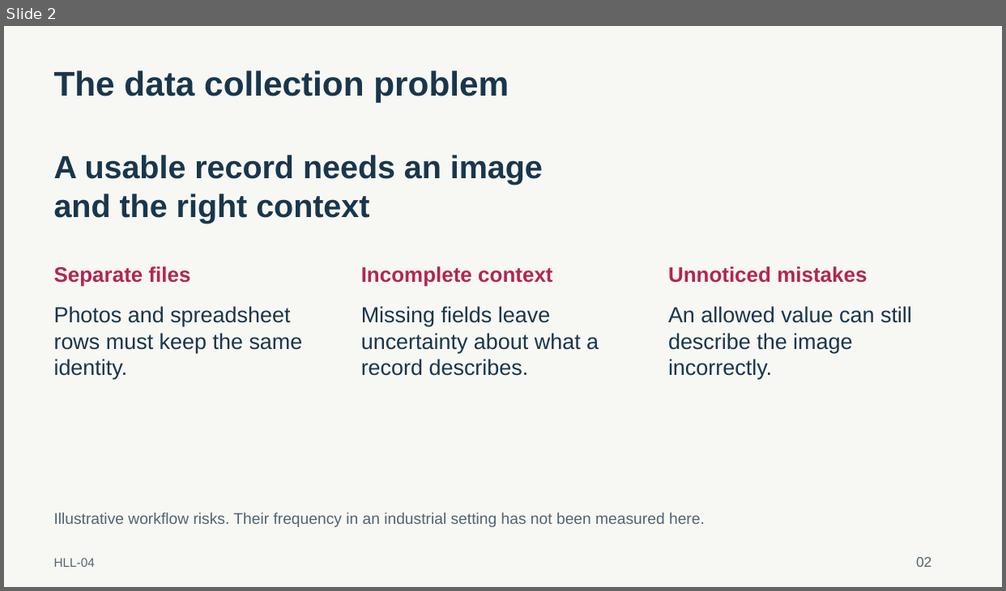
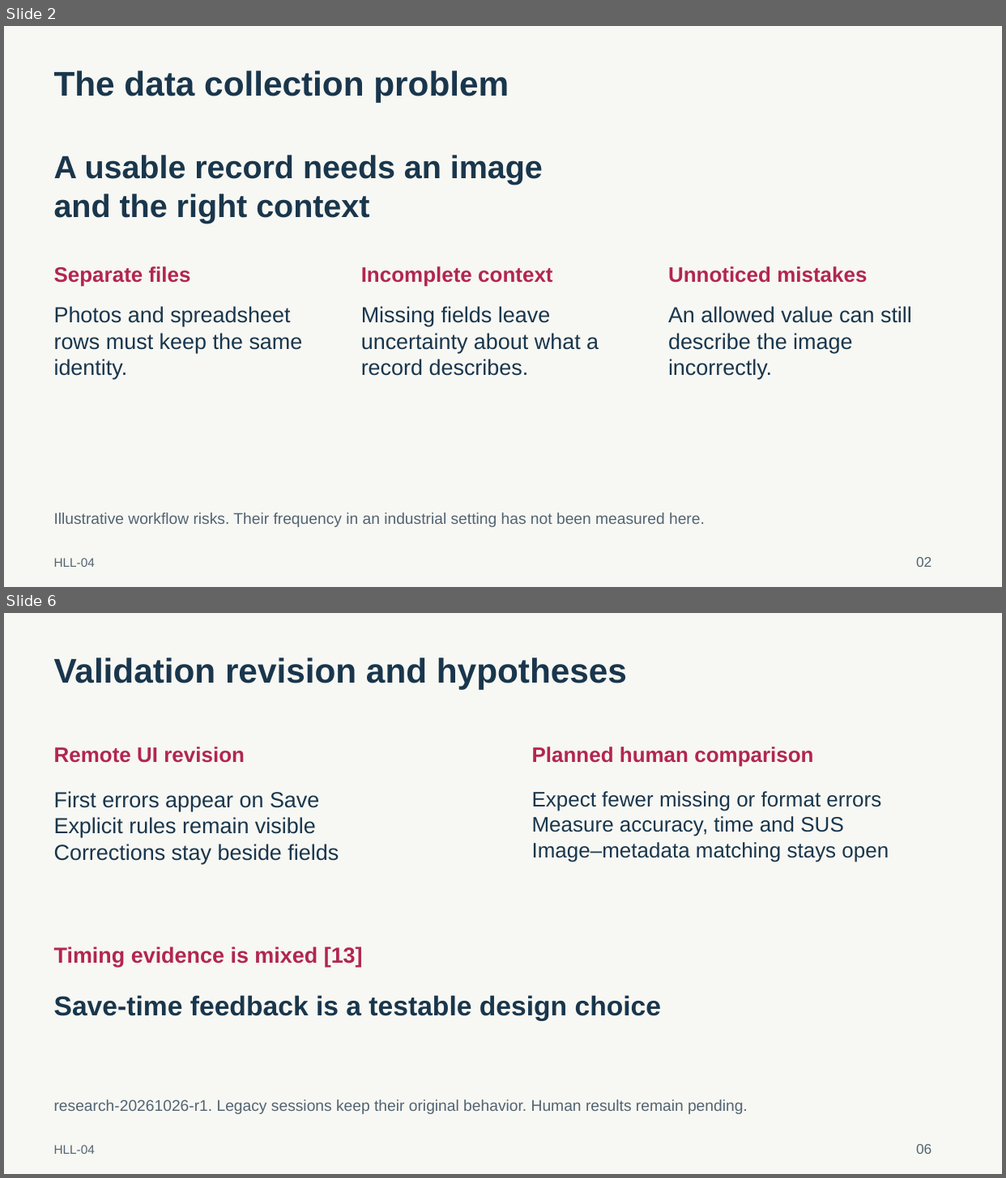
Before and after one commit to hariquasar/hll-04-capture-ui, a slide deck: docs/presentation/HLL-04_Presentation.pptx. Shown one above the other, each under a label of ours: slide 2 before the commit, slides 2 and 6 after it; the slides between them are not shown. The pictures are 1006x591 and 1006x1178 pixels, drawn with LibreOffice and Linux fonts; fonts in the diff are those of the drawing. Boxes give left, top, right and bottom in pixels: in the first picture for what was removed or moved away, otherwise in the second. Text is boxed around its words. In the diff, an @@ line names an element or a change of style, - is before the commit and + after.

Commit message:
Apply research-informed remote UI revision and update FYP materials

```diff
--- a/docs/presentation/HLL-04_Presentation.pptx
+++ b/docs/presentation/HLL-04_Presentation.pptx
@@ slide 6 added at box(4, 613, 1002, 1174), background #F7F7F3 @@
@@ text added at box(54, 658, 627, 689), 33 pt, text #19364C, bold @@
+Validation revision and hypotheses
@@ text added at box(54, 747, 245, 763), 20.2 pt, text #B22650, bold @@
+Remote UI revision
@@ text added at box(532, 747, 813, 767), 20.2 pt, text #B22650, bold @@
+Planned human comparison
@@ text added at box(54, 791, 339, 864), 21 pt, text #19364C @@
+First errors appear on Save
+Explicit rules remain visible
+Corrections stay beside fields
@@ text added at box(532, 791, 889, 862), 20.2 pt, text #19364C @@
+Expect fewer missing or format errors
+Measure accuracy, time and SUS
+Image–metadata matching stays open
@@ text added at box(54, 947, 363, 967), 21 pt, text #B22650, bold @@
+Timing evidence is mixed [13]
@@ text added at box(54, 995, 662, 1021), 26.2 pt, text #19364C, bold @@
+Save-time feedback is a testable design choice
@@ text added at box(54, 1100, 748, 1114), 15 pt, text #526471 @@
+research-20261026-r1. Legacy sessions keep their original behavior. Human results remain pending.
@@ text added at box(54, 1145, 95, 1154), 12 pt, text #526471 @@
+HLL-04
@@ text added at box(916, 1144, 931, 1154), 13.5 pt, text #526471 @@
+06
```
Also in this commit, not shown: 15 slides changed, 1 other slide added, 34 other files.
